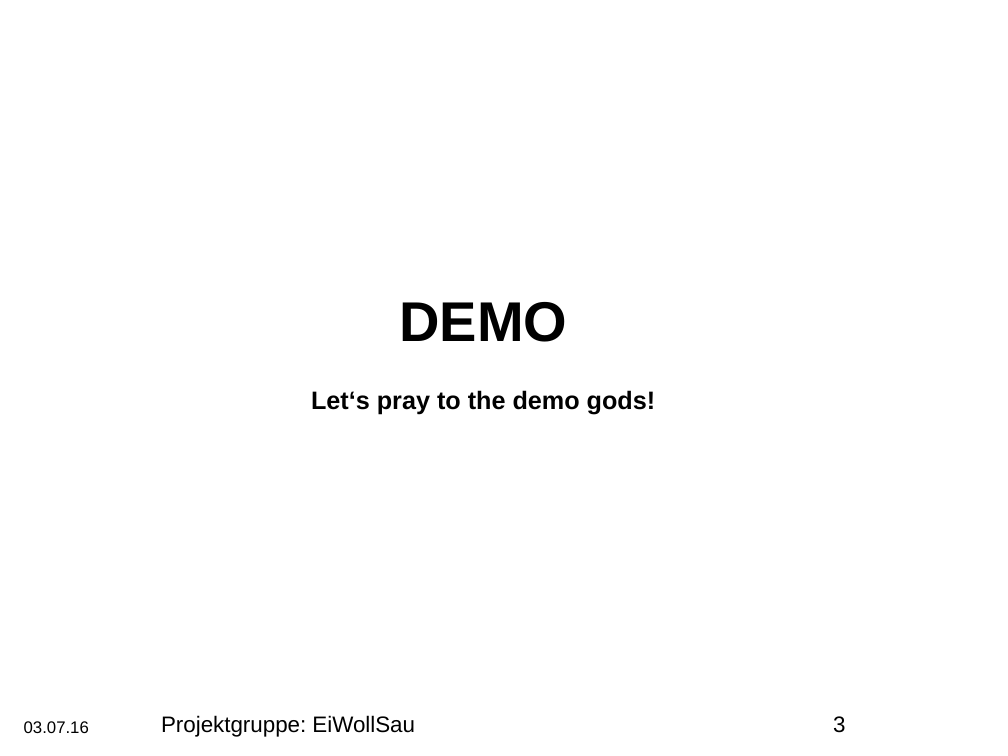
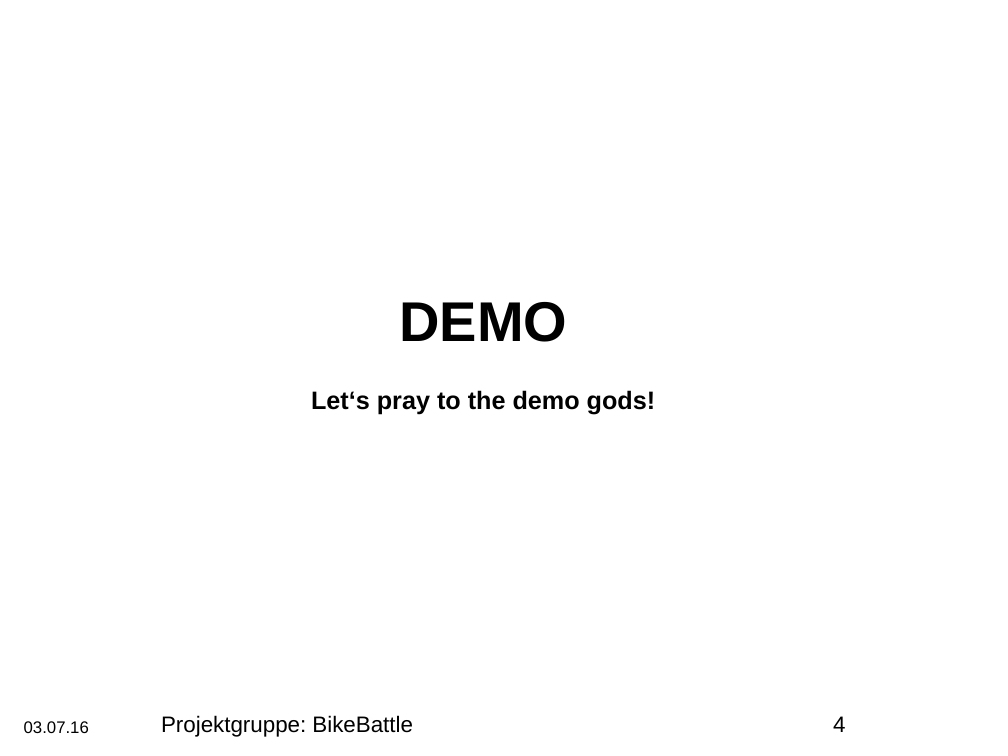
Before and after one commit to darenegade/BikeBattle, a slide deck: slide 4 of Abschlusspraesentation_bikebattle.pptm (slide 3 before the commit). Drawn at 1008x756 pixels with LibreOffice and Linux fonts; fonts in the diff are those of the drawing; background and template pictures are left out. Boxes give left, top, right and bottom in pixels: in the first picture for what was removed or moved away, otherwise in the second. Text is boxed around its words. In the diff, an @@ line names an element or a change of style, - is before the commit and + after.

```diff
--- a/Abschlusspraesentation_bikebattle.pptm
+++ b/Abschlusspraesentation_bikebattle.pptm
@@ text at [161,715,413,737]: text changed @@
-Projektgruppe: EiWollSau
+Projektgruppe: BikeBattle
@@ page number at [833,716,845,732]: text changed @@
-3
+4
```
Also in this commit, not shown: 5 other slides changed, 4 slides added.
